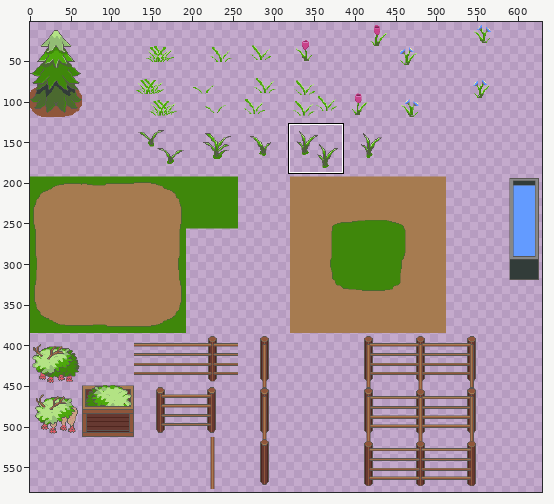
Edited in one commit: pixel-art file (assets/maps/aseprite/forest_scenary.aseprite). The first picture is a wide view before the edit; the outline marks the close-up.
Close-up. The starting point:
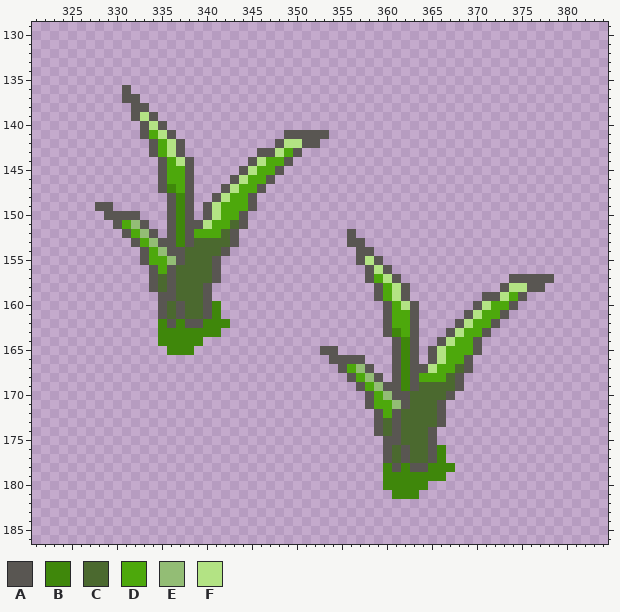
640x640 pixels, 1 frame. Shown: x 321..384, y 129..186. The wide view leaves out empty margins. The commit also changed other parts of the picture, which this record leaves out.
Visible layers, top first: "Layer 1", "Layer 2".
Palette (. is transparent): A #595652  B #3f870b  C #4b692f  D #4da80c  E #93bd75  F #b3e384
Pixels before (only the part around the change), first column x 321:
129 ................................................................
130 ................................................................
131 ................................................................
132 ................................................................
133 ................................................................
134 ................................................................
135 ................................................................
136 ..........A.....................................................
137 ..........AA....................................................
138 ...........AA...................................................
139 ...........AFA..................................................
140 ............AFA.................................................
141 ............ADFA............AAAAA...............................
142 .............ADFA..........AFFAA................................
143 .............ADFA........AAFDA..................................
144 ..............ADFA......AFDDA...................................
145 ..............ADDA.....AFDDA....................................
146 ..............ADDA....AFDDA.....................................
147 ..............ABDA...AFDDA......................................
148 ...............ABA..AFDDA.......................................
149 .......AA......ABA.AFDDDA.......................................
150 ........AAAA...ABA.AFDDA........................................
151 .........ADEA..ABAAFDDCA........................................
152 ..........ADEA.ABADDDCA............A............................
153 ...........ADEAABACCCCA............AA...........................
154 ............ADEAACCCCA..............AA..........................
155 ............ADDEACCCA...............AFA.........................
156 .............ADACCCCA................AFA........................
157 .............ACACCCCA................ADFA............AAAAA......
158 .............ACACCCA..................ADFA..........AFFAA.......
159 ..............AACCCA..................ADFA........AAFDA.........
160 ..............ACACCAB..................ADFA......AFDDA..........
161 ..............ACACCAB..................ADDA.....AFDDA...........
162 ..............BABAABBB.................ADDA....AFDDA............
163 ..............BBBBBBB..................ABDA...AFDDA.............
164 ..............BBBBB.....................ABA..AFDDA..............
165 ...............BBB..............AA......ABA.AFDDDA..............
166 .................................AAAA...ABA.AFDDA...............
167 ..................................ADEA..ABAAFDDCA...............
168 ...................................ADEA.ABADDDCA................
169 ....................................ADEAABACCCCA................
170 .....................................ADEAACCCCA.................
171 .....................................ADDEACCCA..................
172 ......................................ADACCCCA..................
173 ......................................ACACCCCA..................
174 ......................................ACACCCA...................
175 .......................................AACCCA...................
176 .......................................ACACCAB..................
177 .......................................ACACCAB..................
178 .......................................BABAABBB.................
179 .......................................BBBBBBB..................
180 .......................................BBBBB....................
181 ........................................BBB.....................
182 ................................................................
183 ................................................................
184 ................................................................
185 ................................................................
186 ................................................................
After:
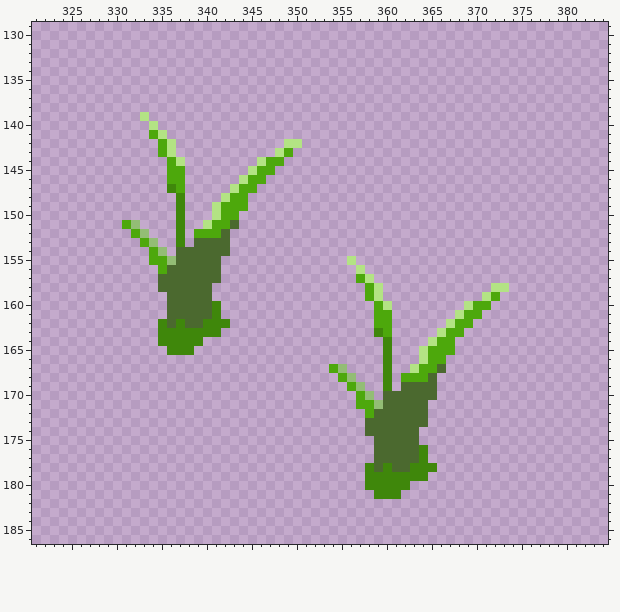
What changed:
layer "Layer" added
layer "Layer 1" removed
Changed rows in their new state; - is an unchanged pixel.
first column x 328:
136 ---.-----------------------------------------------
137 ---..----------------------------------------------
138 ----..---------------------------------------------
139 ----.-.--------------------------------------------
140 -----.-.-------------------------------------------
141 -----.--.------------.....-------------------------
142 ------.--.----------.--..--------------------------
143 ------.--.--------..--.----------------------------
144 -------.--.------.---.-----------------------------
145 -------.--.-----.---.------------------------------
146 -------.--.----.---.-------------------------------
147 -------.--.---.---.--------------------------------
148 --------.-.--.---.---------------------------------
149 ..------.-.-.----.---------------------------------
150 -....---.-.-.---.----------------------------------
151 --.--.--.-..----.----------------------------------
152 ---.--.-.-.----.------------.----------------------
153 ----.--..-.----.------------..---------------------
154 -----.--.C----C--------------..--------------------
155 -----.---C---C--------------F...-------------------
156 ------.-C----C---------------F...------------------
157 ------.-C----C---------------DF...------------.....
158 ------.-C---C-----------------DF...---------FF....-
159 -------.C---C-----------------DF...--------FD...---
160 -------.-C--C------------------DF...-----FDD...----
161 -------.-C--C------------------DD...----FDD...-----
162 --------C-CC-------------------DD...---FDD...------
163 -------------------------------BD...--FDD...-------
164 --------------------------------B...-FDD...--------
165 -------------------------..-----B...FDD-...--------
166 --------------------------....--B...FDD...---------
167 --------------------------DE...-B..FDDC...---------
168 ---------------------------DE...B.DD-C...----------
169 ----------------------------DE..B.CC--...----------
170 -----------------------------DE.CCC---..-----------
171 -----------------------------DDECCC--..------------
172 ------------------------------DCCC---..------------
173 ------------------------------CC-C---..------------
174 ------------------------------CC-C--..-------------
175 -------------------------------CCC--..-------------
176 -------------------------------CC-C-B..------------
177 -------------------------------CC-C-B..------------
178 ------------------------------BC-CCBB-..-----------
179 ------------------------------BB-----..------------
180 ------------------------------BB---..--------------
181 -------------------------------BB-..---------------
Where, in picture pixels (left, top, right, bottom), the same in both close-ups:
changed: (95, 85, 554, 499)
